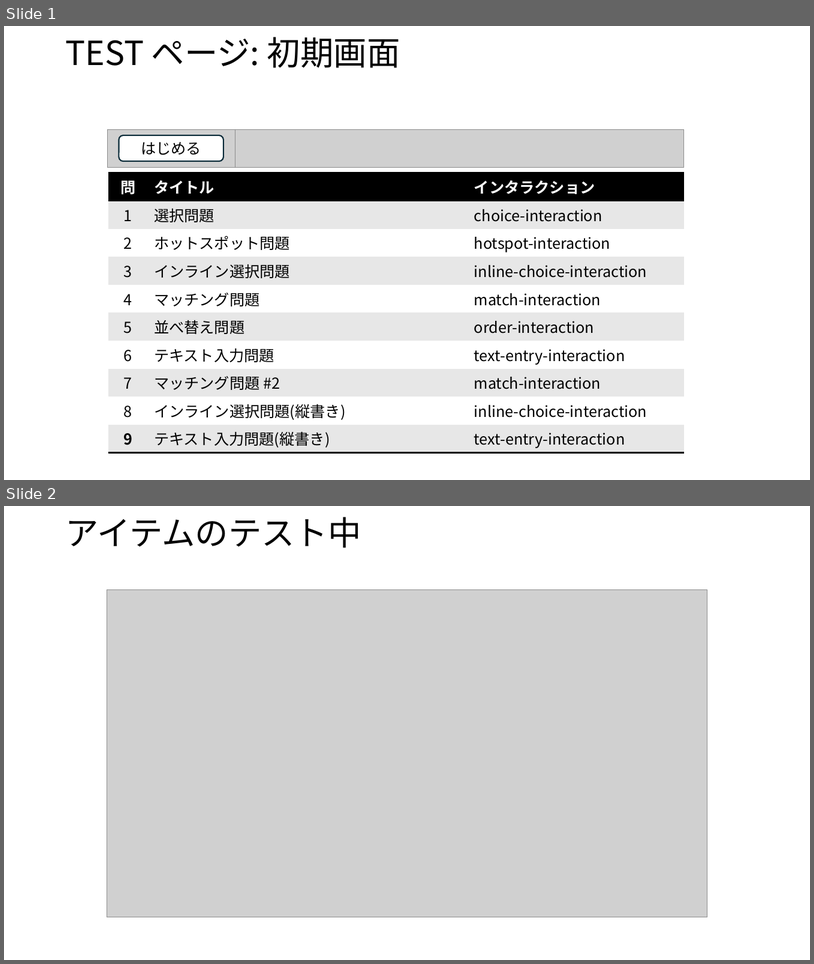
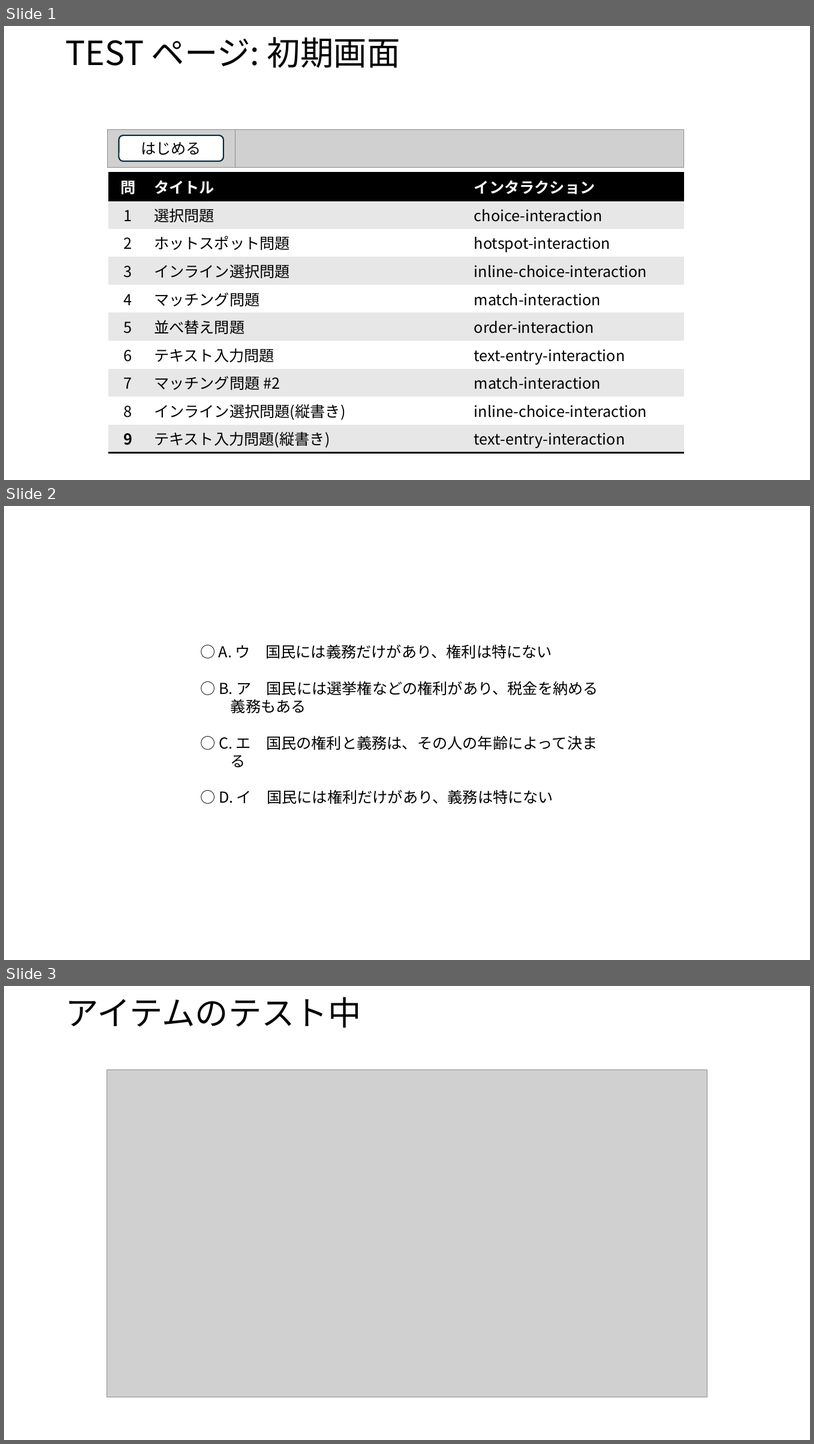
Before and after one commit to kergee3/qti-mock, a slide deck: docs/UI-Bugs.pptx. Shown one above the other, each under a label of ours: slides 1 and 2 before the commit, slides 1, 2 and 3 after it. The pictures are 814x964 and 814x1444 pixels, drawn with LibreOffice and Linux fonts; fonts in the diff are those of the drawing; grey boxes stand for pictures. Boxes give left, top, right and bottom in pixels: in the first picture for what was removed or moved away, otherwise in the second. Text is boxed around its words. In the diff, an @@ line names an element or a change of style, - is before the commit and + after.

```diff
--- a/docs/UI-Bugs.pptx
+++ b/docs/UI-Bugs.pptx
@@ slide 2 added at (x1=4, y1=506, x2=810, y2=960), background #FFFFFF @@
@@ text added at (x1=219, y1=644, x2=599, y2=804), 18 pt, text #000000 @@
+○ A. ウ 国民には義務だけがあり、権利は特にない
+○ B. ア 国民には選挙権などの権利があり、税金を納める
+義務もある
+○ C. エ 国民の権利と義務は、その人の年齢によって決ま
+る
+○ D. イ 国民には権利だけがあり、義務は特にない
@@ what was slide 2 is now slide 3 @@
```
Also in this commit, not shown: 1 other file.
